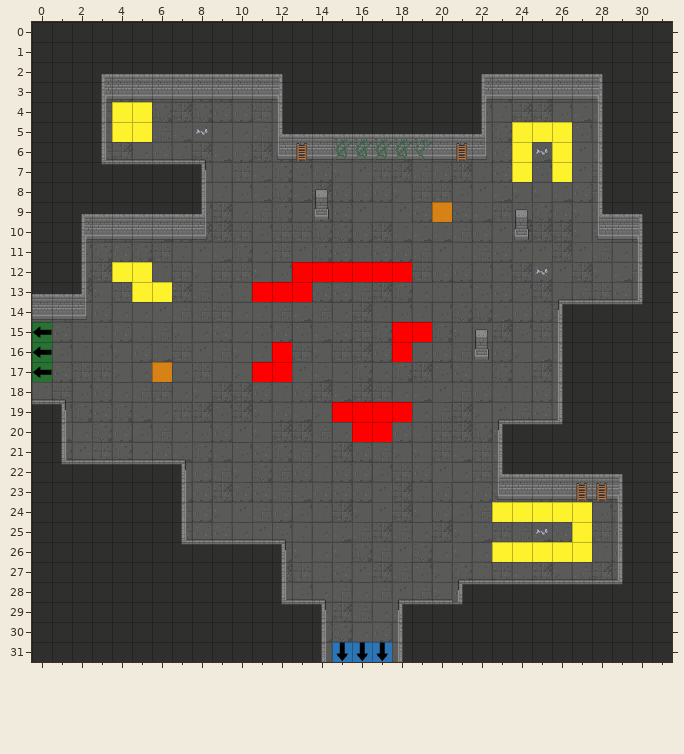
An edit to a level. Tiled map, GrupaTNT/Assets/Resources/RoomData/ROOM_2_SW_3.tmx. The first picture shows the starting point.
Cells are 32x32 px. Shown: x 0..31, y 0..31.
New version:
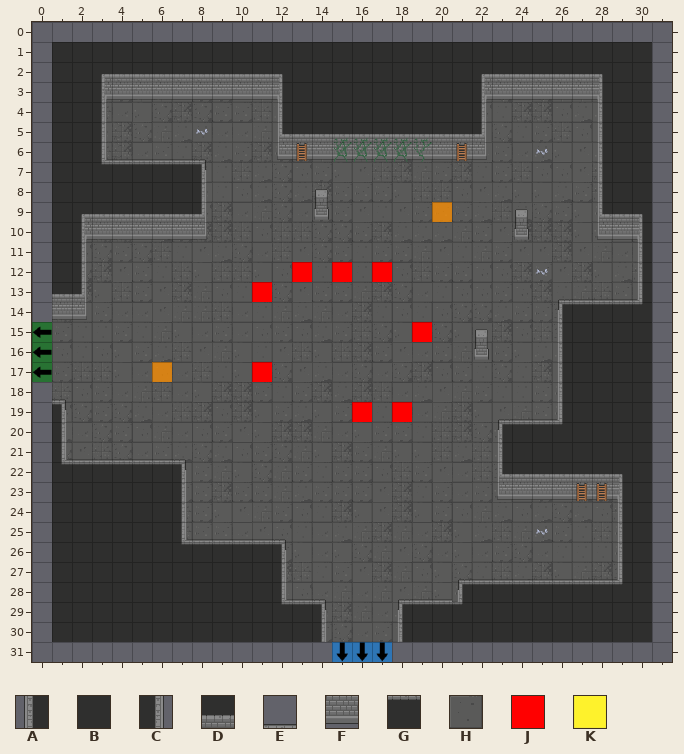
Key: from "Dungeon_Tileset_2": A 16, B 17, C 18, D 33, E 36, F 49, G 52, H 88; from "flags": J 8, K 9.
_ is an empty cell, # one hidden under a higher layer, . an unchanged one.
Edits made:
--- layer "Floor"
@@ x 14..18 @@
- 0 #####
+ 0 _____
@@ x 0..31 @@
-14 H..............................#
-15 ...............................#
-16 ...............................#
-17 ...............................#
-18 H..............................#
+14 _.............................._
+15 ..............................._
+16 ..............................._
+17 ..............................._
+18 _.............................._
@@ x 14..18 @@
-31 H...H
+31 _..._
--- layer "Walls"
@@ x 0..31 @@
- 0 BBBBBBBBBBBBBBBBBBBBBBBBBBBBBBBB
- 1 B..............................B
- 2 B..............................B
- 3 B..............................B
- 4 B..............................B
- 5 B..............................B
- 6 B..............................B
- 7 B..............................B
- 8 B..............................B
- 9 B..............................B
-10 B..............................B
-11 B..............................B
-12 B..............................B
-13 D..............................B
-14 F..............................B
-15 ...............................B
-16 ...............................B
-17 ...............................B
-18 E..............................B
-19 G..............................B
-20 B..............................B
-21 B..............................B
-22 B..............................B
-23 B..............................B
-24 B..............................B
-25 B..............................B
-26 B..............................B
-27 B..............................B
-28 B..............................B
-29 B..............................B
-30 B..............................B
-31 BBBBBBBBBBBBBBC...ABBBBBBBBBBBBB
+ 0 ________________________________
+ 1 _.............................._
+ 2 _.............................._
+ 3 _.............................._
+ 4 _.............................._
+ 5 _.............................._
+ 6 _.............................._
+ 7 _.............................._
+ 8 _.............................._
+ 9 _.............................._
+10 _.............................._
+11 _.............................._
+12 _.............................._
+13 _.............................._
+14 _.............................._
+15 ..............................._
+16 ..............................._
+17 ..............................._
+18 _.............................._
+19 _.............................._
+20 _.............................._
+21 _.............................._
+22 _.............................._
+23 _.............................._
+24 _.............................._
+25 _.............................._
+26 _.............................._
+27 _.............................._
+28 _.............................._
+29 _.............................._
+30 _.............................._
+31 _______________...______________
--- layer "Flags"
@@ x 4..26 @@
- 4 KK.....................
- 5 KK..................KKK
- 6 ....................K.K
- 7 ....................K.K
+ 4 __.....................
+ 5 __..................___
+ 6 ...................._._
+ 7 ...................._._
@@ x 4..18 @@
-12 KK........J.J.J
-13 .KK.....JJ.....
+12 __........_._._
+13 .__.....__.....
@@ x 12..18 @@
-15 ......J
-16 J.....J
-17 J......
+15 ......_
+16 _....._
+17 _......
@@ x 15..17 @@
-19 J.J
-20 .JJ
+19 _._
+20 .__
@@ x 23..27 @@
-24 KKKKK
-25 ....K
-26 KKKKK
+24 _____
+25 ...._
+26 _____
Where, in picture pixels (left, top, right, bottom), the same in both pictures:
removed: (32, 22, 672, 662)
